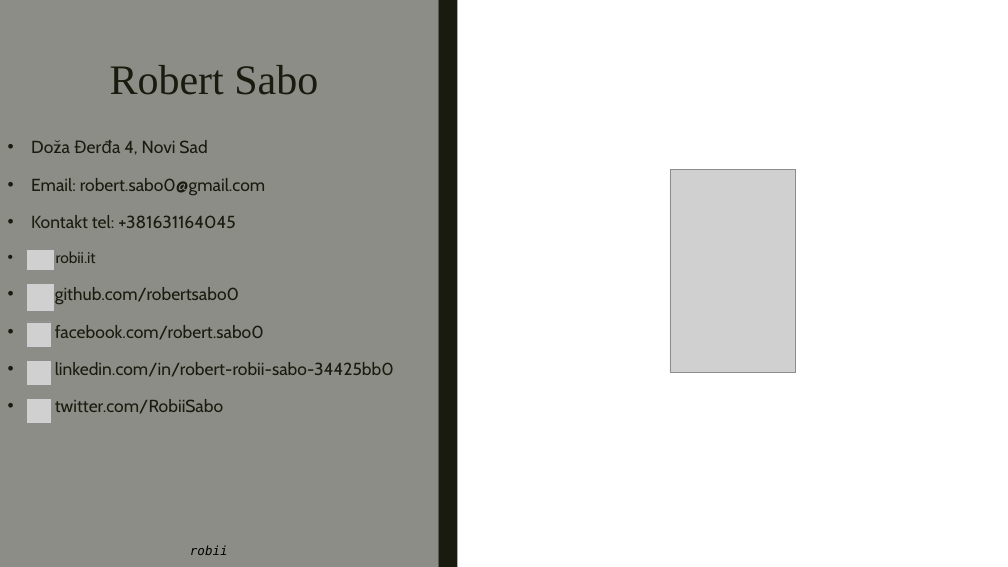
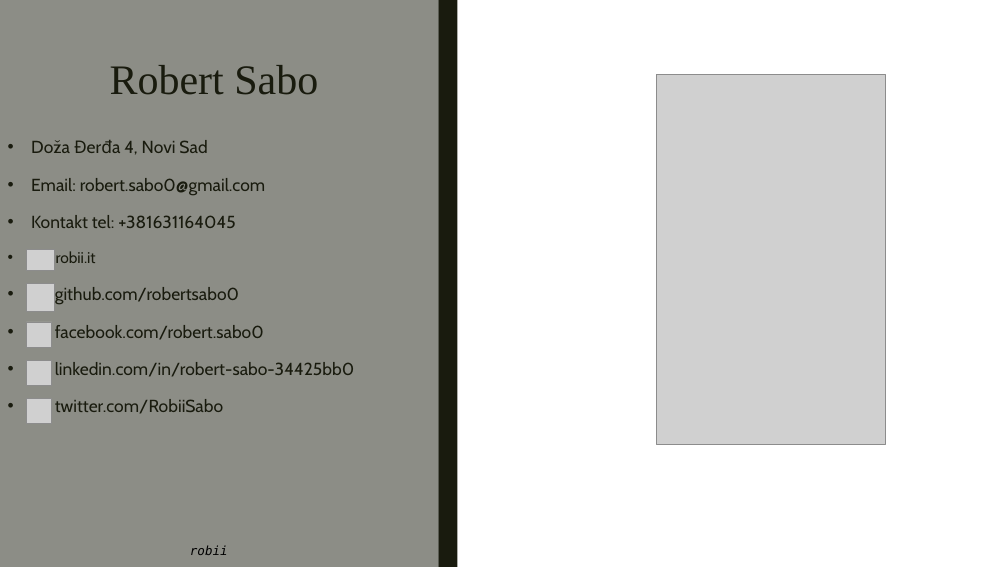
Before and after one commit to robertsabo0/MessageOrientedCommunication, a slide deck: slide 2 of docs/master_rad.0.1.pptx. Drawn at 1008x567 pixels with LibreOffice and Linux fonts; fonts in the diff are those of the drawing; grey boxes stand for pictures. Boxes give left, top, right and bottom in pixels: in the first picture for what was removed or moved away, otherwise in the second. Text is boxed around its words. In the diff, an @@ line names an element or a change of style, - is before the commit and + after.

```diff
--- a/docs/master_rad.0.1.pptx
+++ b/docs/master_rad.0.1.pptx
@@ picture: place and size @@
-picture at [670, 169, 796, 372]
+picture at [656, 75, 885, 445]
@@ text at [55, 362, 355, 377]: text changed @@
-• linkedin.com/in/robert-robii-sabo-34425bb0
+• linkedin.com/in/robert-sabo-34425bb0
```
Also in this commit, not shown: 3 other slides changed, 5 slides added, 1 other file.
